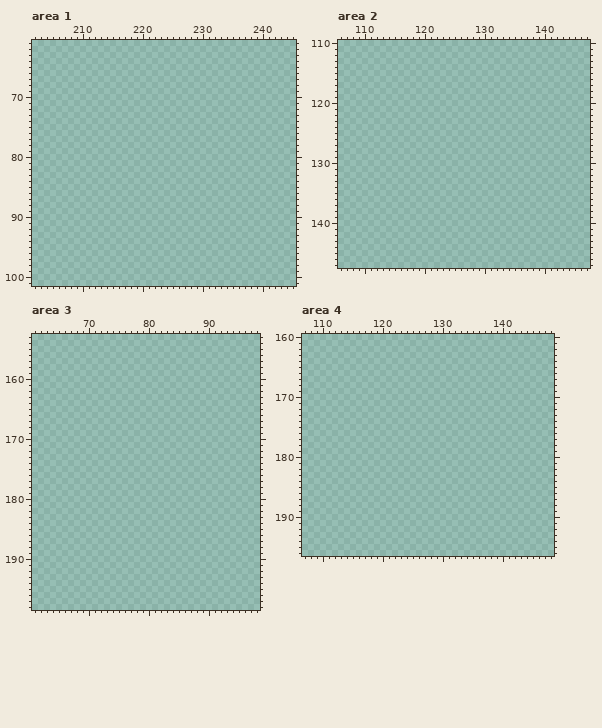
Two states of a pixel-art file, app/src/main/assets/sidebar/blueprints.aseprite. That is the earlier state.
535x416 pixels, 1 frame. Colours within 5 levels of each other are drawn and written as one. Shown: area 1: x 202..245, y 61..101; area 2: x 106..147, y 110..147; area 3: x 61..98, y 153..198; area 4: x 107..148, y 160..196. The commit also changed other parts of the picture, which this record leaves out.
The result:
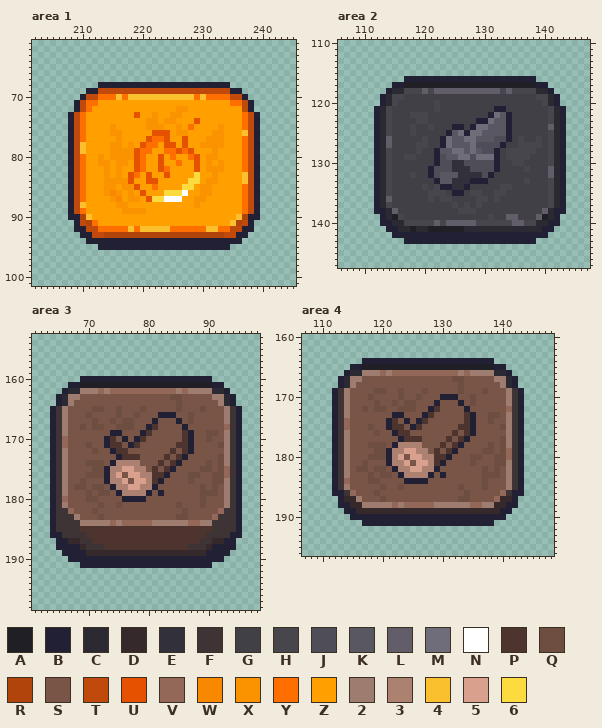
Palette (. is transparent): A #201f26  B #222034  C #2b2a32  D #36292c  E #32313b  F #3e3435  G #414047  H #47464d  J #4f4d57  K #595761  L #615e69  M #706d7a  N #ffffff  P #4e342e  Q #6f4e42  R #b0440b  S #795548  T #bf4a0b  U #e65100  V #936858  W #f88800  X #fb9300  Y #ff6f00  Z #ffa000  2 #9e7c6f  3 #ad8171  4 #fbc02d  5 #d9a18d  6 #fcdb3f
Edits made:
Changed rows in their new state; - is an unchanged pixel.
Area 1, layer "fire/fire":
first column x 208:
 68 -----BBBBBBBBBBBBBBBBBBBBBB-----
 69 ---BBTTTTTTTTTTTTTTTTTTTTTTBB---
 70 --BTTYYY4Y44444444444Y4YYYYTTB--
 71 -BTYYZZZZZZZZZZZZZZZZZZZZZZYYTB-
 72 -BTYZZZZZZZZZZZZZZXXZZZZZZZZZTB-
 73 BTYZZZZZZZZUZZXZZXXZZZZZZZZZZYTB
 74 BTYZZZZZZZZZZXXZXXZZZUZZZZZZZYTB
 75 BTYZZZZXZZZZZXXXZZXZYZZZZXZZZYTB
 76 BTYZZZZXXZZZZZUUUZXXZZZZXXZZZ4TB
 77 BTYZZZZZXZZZZUYYUZZUZZZXXXZZZYTB
 78 BT4ZZZZXXZXZUYYZUUZUZZXXXXZZZYTB
 79 BT4ZZZZXXXXUYYZZYYUYUZZZXZZZZYTB
 80 BTYZZXZXXXXUYZZUZYZZYUZXXZZZZYTB
 81 BTYZZXXZXXZUYZZUZZYZZUZXZXZZZYTB
 82 BTYZZZXZXZZUYZZUYZZZZUZXXXZZZYTB
 83 BTYZZZXZXZUYZUZZUZZZZ6ZZXZZZZ4TB
 84 BTYZZZXXXXUZZUUZZZZZ66ZXXZZZZ4TB
 85 BTYZZZXXZXXUZZYZZZZ66ZXXZZZZZYTB
 86 BTYZZZXWXZXZUZZZ666NZZXXZZZZZYTB
 87 BTYZZZZXWZXXZU66NNNZZXXZZZZZZYTB
 88 BT4ZZZZZXXZZZZZZZZZZZXZZZZZZZYTB
 89 BTYZZZZZZXXXXZZZZZZZZZZZZZZZZYTB
 90 BBR4ZZZZZZZZZZZZZZZZZZZZZZZZ4RBB
 91 -BTRYZZZZZZZZZZZZZZZZZZZZZZ4RTB-
 92 -BBTTYYYYY4Y44444YYYYYY44YYTTBB-
 93 --BBTTRRRRRRRRRRRRRRRRRRRRTTBB--
 94 ---BBBBBBBBBBBBBBBBBBBBBBBBBB---
 95 -----BBBBBBBBBBBBBBBBBBBBBB-----
Area 2, layer "stone/stone":
first column x 112:
116 -----BBBBBBBBBBBBBBBBBBBBBB-----
117 ---BBAAAAAAAAAAAAAAAAAAAAAABB---
118 --BCCHHHLHLLLLLLLLLLLHLHHHHCCB--
119 -BCHHGGGGGGGGGGGGGGGGGGGGGGHHCB-
120 -BCHGGGGGGHGGGGGGGGGGGGGGGGGHCB-
121 BCHGGGGGGGHGGGGGGGGGBBGGGGGGGHCB
122 BCHGGGHHHGGGGGGGGGGBMKBGGGGGGHCB
123 BCHGGGGHHGGGGGGGGBBMKKBGGGGGGHCB
124 BCHGGGHGGHGGGBBGBMMKKKBGGGGGGLCB
125 BCHGGGHGGGGGBKMBMMKKKKBGGGGGGHCB
126 BCLGGGGGHGGBMKKMMKKKJJBGHGGHGHCB
127 BCLGGGGHHGGBMKKKMJJJJBGGHHHHGHCB
128 BCHGGGGHGGBKKMMKMKJJBGHHHHHGGHCB
129 BCHGGHHGGGBJKKMMJMMMBGHHHHGGGHCB
130 BCHGGGGGGGBJJEEJJJJJBGGHHGGGGHCB
131 BCHGGGGGGBJJJEEEJJJJBGGGGHGGGLCB
132 BCHGGGHGGBJKKKEEEEJBGGGGGGGGGLCB
133 BCHGGGGGGGBKKEEEBBBGGGGGGHGGGHCB
134 BCHGGGGGHGHBBEEBGGGGGHHGGGGGGHCB
135 BCHGGGGGGHHHGBBGHHGGHHGGGGGGGHCB
136 BCLGGGGGGHGHHGGGGHHGHGGGGGGGGHCB
137 BCHGGGGGGGGGGHGHGHGGGGGGGGGGGHCB
138 BBCLGGGGGGGGGGHHHGGGGGGGGGGGLCBB
139 -BCAHGGGGGGGGGGGGGGHGGLLGGGLACB-
140 -BBCCHHHHHLHLLLLLHHHHHHLLHHCCBB-
141 --BBCCACCAAAAAACCCCCCCCCCCCCBB--
142 ---BBBBBBBBBBBBBBBBBBBBBBBBBB---
143 -----BBBBBBBBBBBBBBBBBBBBBB-----
Area 3, layer "wood/wood":
first column x 64:
160 -----BBBBBBBBBBBBBBBBBBBBBB-----
161 ---BBAAAAAAAAAAAAAAAAAAAAAABB---
162 --BCC222V2VVVVVVVVVVV2V2222CCB--
163 -BC22SSSSSSSSSSSSSSSQQSSSSS22CB-
164 -BC2SSSSSSSSSSSSSSSSSQSSSSSS2CB-
165 BF2SSSSQQSSQSSSQSSSSSQSSSQSSS2FB
166 BF2SSSQSSSSQSSQSSSBBBSSQSSSSS2FB
167 BF2SSSSQSSQSQQSSSBSSSBSQSSSSS2FB
168 BF2SSQSQQSSQQQSSBPSSSSBSSSSSSVFB
169 BF2SSSSSSSBBSSSBPSSSSSPBSSQQS2FB
170 BFVSSSSSSBPSBSBPSSSSSSPBSSQSS2FB
171 BFVSSSQSSBPPSBPSSSSSSPPBSSSSQ2FB
172 BF2SSSSQSSBPPSSSSSSSPSPBSSSSS2FB
173 BF2SSSSSSSSBPPPSSSSPSPBSSSSSQ2FB
174 BF2SSSQQQSB3333SSSPSPBSSSSQSQ2FB
175 BF2SSSSQQB335533SPSPBSSSSQQSQVFB
176 BF2SSSQQQB35S5533PPBSSSQQSSQQVFB
177 BF2SSQSSSB335S553PBSSSSQSSSQQ2FB
178 BF2SQQSQQSB335533BSSSSSSSQSQS2FB
179 BF2SSSQSQQSB3333BSBSSSSSSQQQS2FB
180 BFVSSSQQSSSSBBBBSSSSSSSSSQSSS2FB
181 BF2SSSSSQSSQSSSSSSSSSQSSSQSSS2FB
182 BFFVSSSQSSSSSSSSSSSSSSQSSSSSVFFB
183 BFFF2SSSQSSSSSSSSSSSSQQSSSSVFFFB
184 BFFFF22222V2VVVVV222222VV22FFFFB
185 BFFFFPPPPPPPPPPPPPPPPPPPPPPFFFFB
186 BBFFFFPPPPPPPPPPPPPPPPPPPPFFFFBB
187 -BBDDFFPPPPPPPPPPPPPPPPPPFFDDBB-
188 -BBBBDFFFPPPPPPPPPPPPPPFFFDBBBB-
189 --BBBBDDDDDDDDDDDDDDDDDDDDBBBB--
190 ---BBBBBBBBBBBBBBBBBBBBBBBBBB---
191 -----BBBBBBBBBBBBBBBBBBBBBB-----
Area 4, layer "wood/wood":
first column x 112:
164 -----BBBBBBBBBBBBBBBBBBBBBB-----
165 ---BBAAAAAAAAAAAAAAAAAAAAAABB---
166 --BCC222V2VVVVVVVVVVV2V2222CCB--
167 -BC22SSSSSSSSSSSSSSSQQSSSSS22CB-
168 -BC2SSSSSSSSSSSSSSSSSQSSSSSS2CB-
169 BF2SSSSQQSSQSSSQSSSSSQSSSQSSS2FB
170 BF2SSSQSSSSQSSQSSSBBBSSQSSSSS2FB
171 BF2SSSSQSSQSQQSSSBSSSBSQSSSSS2FB
172 BF2SSQSQQSSQQQSSBPSSSSBSSSSSSVFB
173 BF2SSSSSSSBBSSSBPSSSSSPBSSQQS2FB
174 BFVSSSSSSBPSBSBPSSSSSSPBSSQSS2FB
175 BFVSSSQSSBPPSBPSSSSSSPPBSSSSQ2FB
176 BF2SSSSQSSBPPSSSSSSSPSPBSSSSS2FB
177 BF2SSSSSSSSBPPPSSSSPSPBSSSSSQ2FB
178 BF2SSSQQQSB3333SSSPSPBSSSSQSQ2FB
179 BF2SSSSQQB335533SPSPBSSSSQQSQVFB
180 BF2SSSQQQB35S5533PPBSSSQQSSQQVFB
181 BF2SSQSSSB335S553PBSSSSQSSSQQ2FB
182 BF2SQQSQQSB335533BSSSSSSSQSQS2FB
183 BF2SSSQSQQSB3333BSBSSSSSSQQQS2FB
184 BFVSSSQQSSSSBBBBSSSSSSSSSQSSS2FB
185 BF2SSSSSQSSQSSSSSSSSSQSSSQSSS2FB
186 BBFVSSSQSSSSSSSSSSSSSSQSSSSSVFBB
187 -BDD2SSSQSSSSSSSSSSSSQQSSSSVDDB-
188 -BBDD22222V2VVVVV222222VV22DDBB-
189 --BBDDDDDDDDDDDDDDDDDDDDDDDDBB--
190 ---BBBBBBBBBBBBBBBBBBBBBBBBBB---
191 -----BBBBBBBBBBBBBBBBBBBBBB-----
Changed places in both pictures, as pixel boxes (x1, y1, x2, y2):
added: (68, 82, 260, 250)
added: (374, 76, 566, 244)
added: (50, 376, 242, 568)
added: (332, 358, 524, 526)
